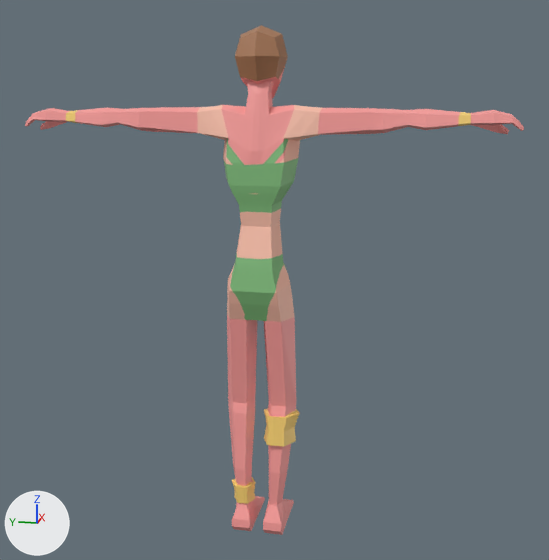
The Blender file 3dmodeller/baseguy3.blend as it was, and as the next commit left it.
One viewpoint serves both versions: a camera (50 mm lens) standing at (-4.78, -1.07, 3.36) and looking at (0.17, -0.08, 2.12). Arrows for +X, +Y and +Z are at lower left; the lights stay in place.
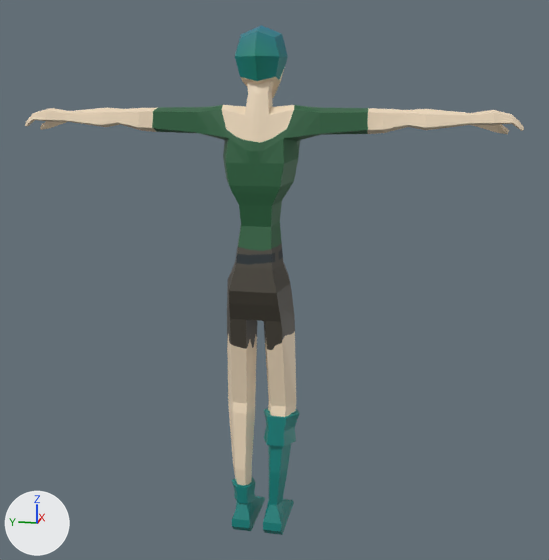
Pixel boxes [x1, y1, x2, y2] of what changed, in the pictures (549 x 560 px):
'Cube.004', surface changed
    both: [25, 25, 524, 535]

What the commit changed:
Picture 'baseguyunwrap 3.png' (img_baseguyunwrap_3_png) is new.
Material 'Material' (mat_material) changes its picture from img_baseguyunwrap_2_png to img_baseguyunwrap_3_png.
